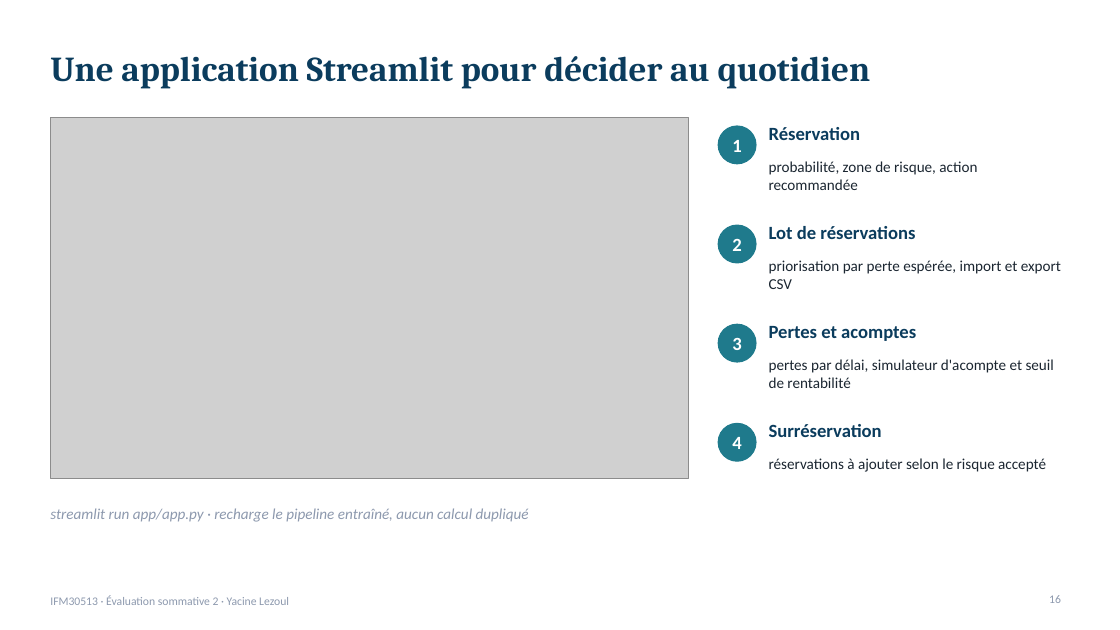
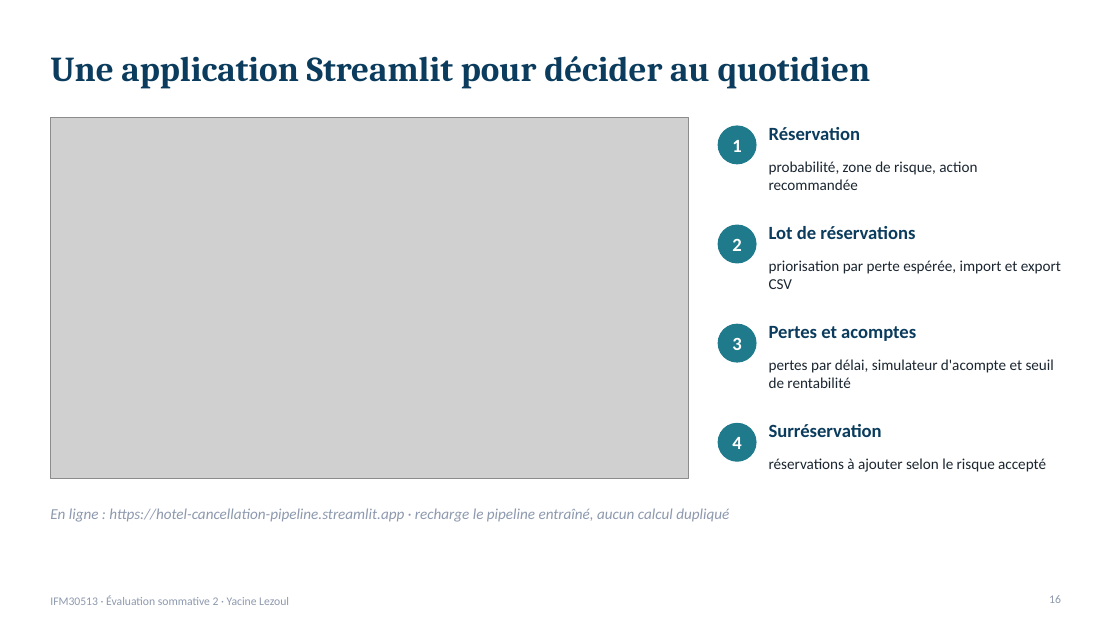
Before and after one commit to lezoul/hotel-cancellation-pipeline, a slide deck: slide 16 of reports/presentation_annulations.pptx. Drawn at 1120x630 pixels with LibreOffice and Linux fonts; fonts in the diff are those of the drawing; grey boxes stand for pictures. Boxes give left, top, right and bottom in pixels: in the first picture for what was removed or moved away, otherwise in the second. Text is boxed around its words. In the diff, an @@ line names an element or a change of style, - is before the commit and + after.

Commit message:
Acompte : base commune à tous les seuils, acompte limité aux réservations sans dépôt ; perte nulle des réservations déjà payées ; lien de l'application en ligne

```diff
--- a/reports/presentation_annulations.pptx
+++ b/reports/presentation_annulations.pptx
@@ text at [50, 508, 729, 522]: text changed @@
-streamlit run app/app.py · recharge le pipeline entraîné, aucun calcul dupliqué
+En ligne : https://hotel-cancellation-pipeline.streamlit.app · recharge le pipeline entraîné, aucun calcul dupliqué
```
Also in this commit, not shown: 2 other slides changed, 7 other files.
